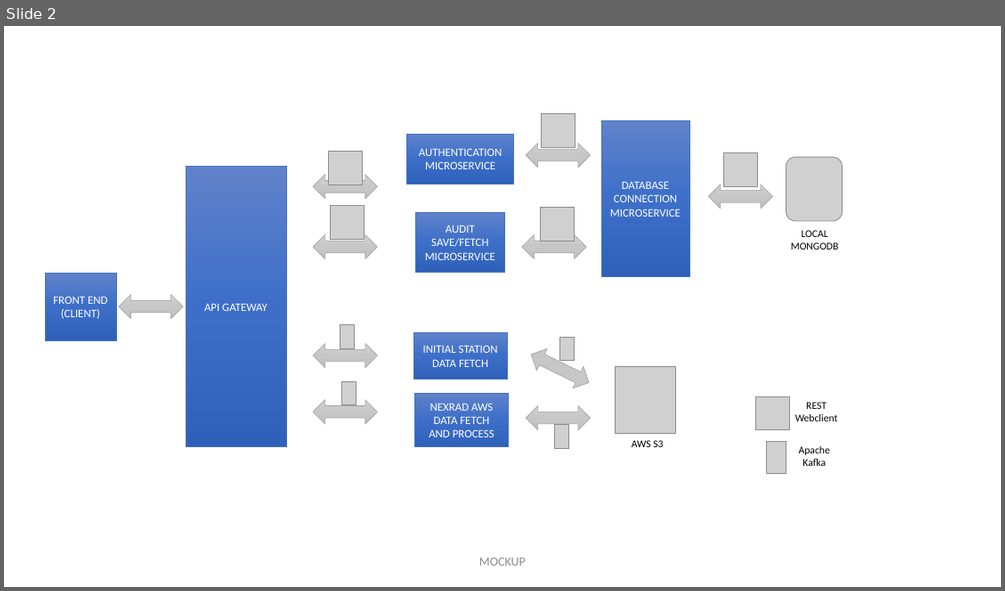
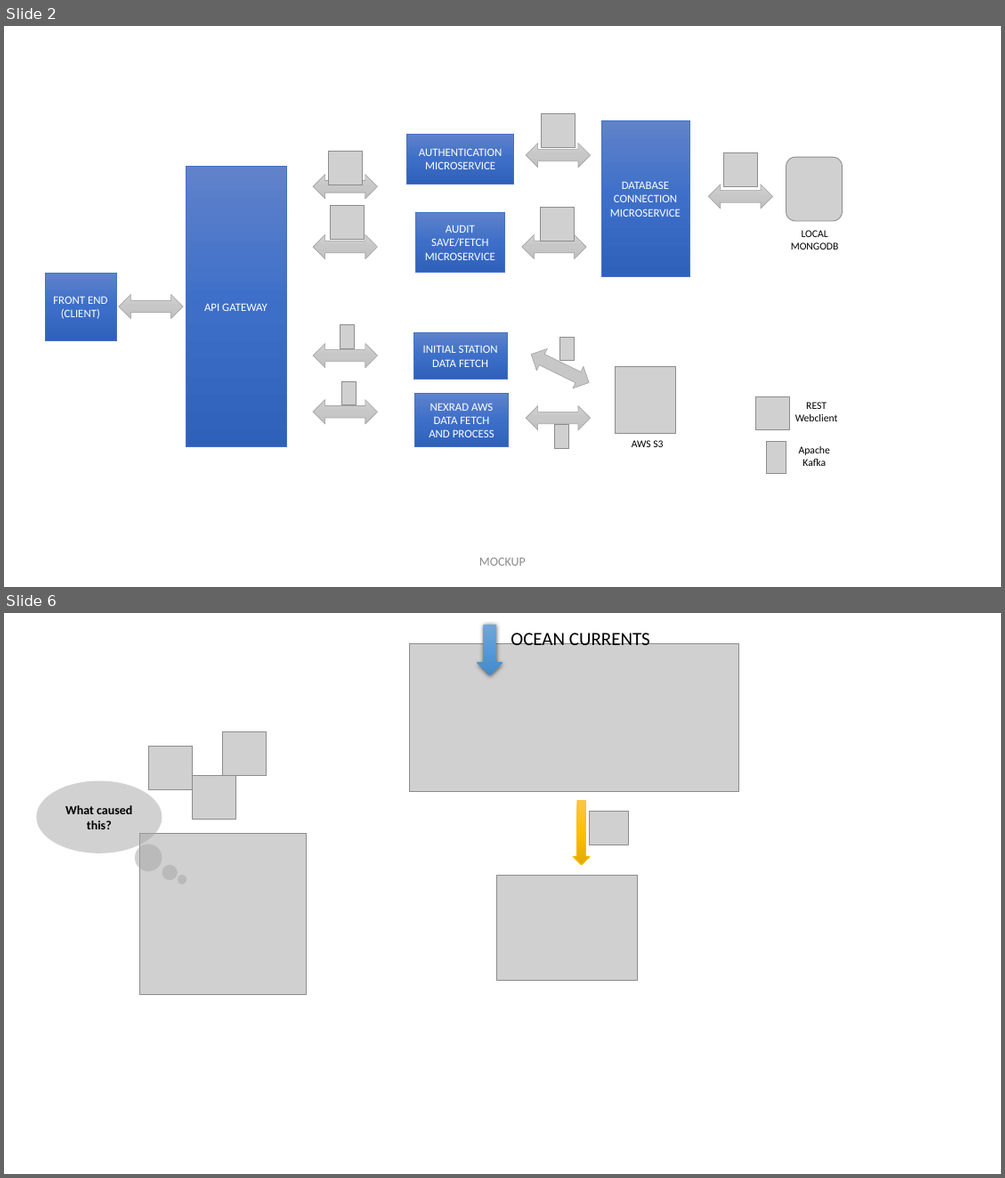
Before and after one commit to airavata-courses/scapsulators, a slide deck: Documentation/Microservices-Overview/Project-1.pptx. Shown one above the other, each under a label of ours: slide 2 before the commit, slides 2 and 6 after it; the slides between them are not shown. The pictures are 1005x591 and 1005x1178 pixels, drawn with LibreOffice and Linux fonts; fonts in the diff are those of the drawing; grey boxes stand for pictures. Boxes give left, top, right and bottom in pixels: in the first picture for what was removed or moved away, otherwise in the second. Text is boxed around its words. In the diff, an @@ line names an element or a change of style, - is before the commit and + after.

```diff
--- a/Documentation/Microservices-Overview/Project-1.pptx
+++ b/Documentation/Microservices-Overview/Project-1.pptx
@@ slide 6 added at [4, 613, 1001, 1174], background #FFFFFF @@
@@ down arrow added at [477, 625, 502, 675], fill gradient #71A6DB to #559BDB to #448ACA @@
@@ text added at [510, 630, 650, 645], 18 pt, text #000000 @@
+OCEAN CURRENTS
@@ picture added at [409, 643, 739, 792] @@
@@ picture added at [222, 732, 266, 775] @@
@@ picture added at [148, 747, 192, 789] @@
@@ ellipse added at [36, 780, 162, 853], fill #A5A5A5 at 50% opacity, 12 pt, text #000000, bold @@
+What caused this?
@@ picture added at [193, 775, 235, 819] @@
@@ down arrow added at [573, 801, 591, 865], fill gradient #FFC64B to #FFC000 to #E3AB00, outline #FFC000 0.5 pt @@
@@ picture added at [590, 811, 629, 844] @@
@@ ellipse added at [135, 844, 162, 871], fill #A5A5A5 at 50% opacity @@
@@ picture added at [139, 833, 306, 995] @@
@@ ellipse added at [162, 865, 178, 881], fill #A5A5A5 at 50% opacity @@
@@ ellipse added at [178, 875, 186, 884], fill #A5A5A5 at 50% opacity @@
@@ picture added at [496, 875, 638, 981] @@
```
Also in this commit, not shown: 11 other slides added, 26 other files.
